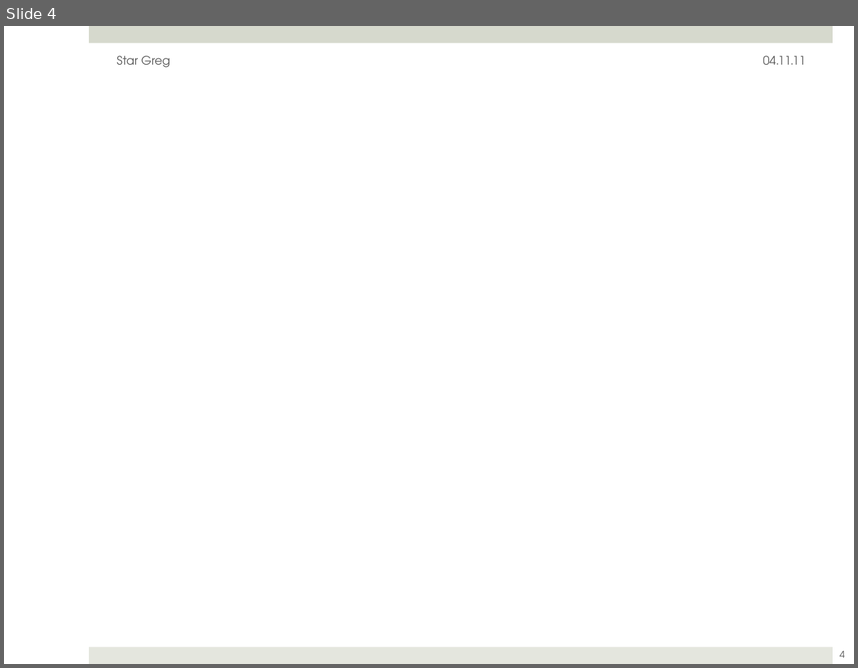
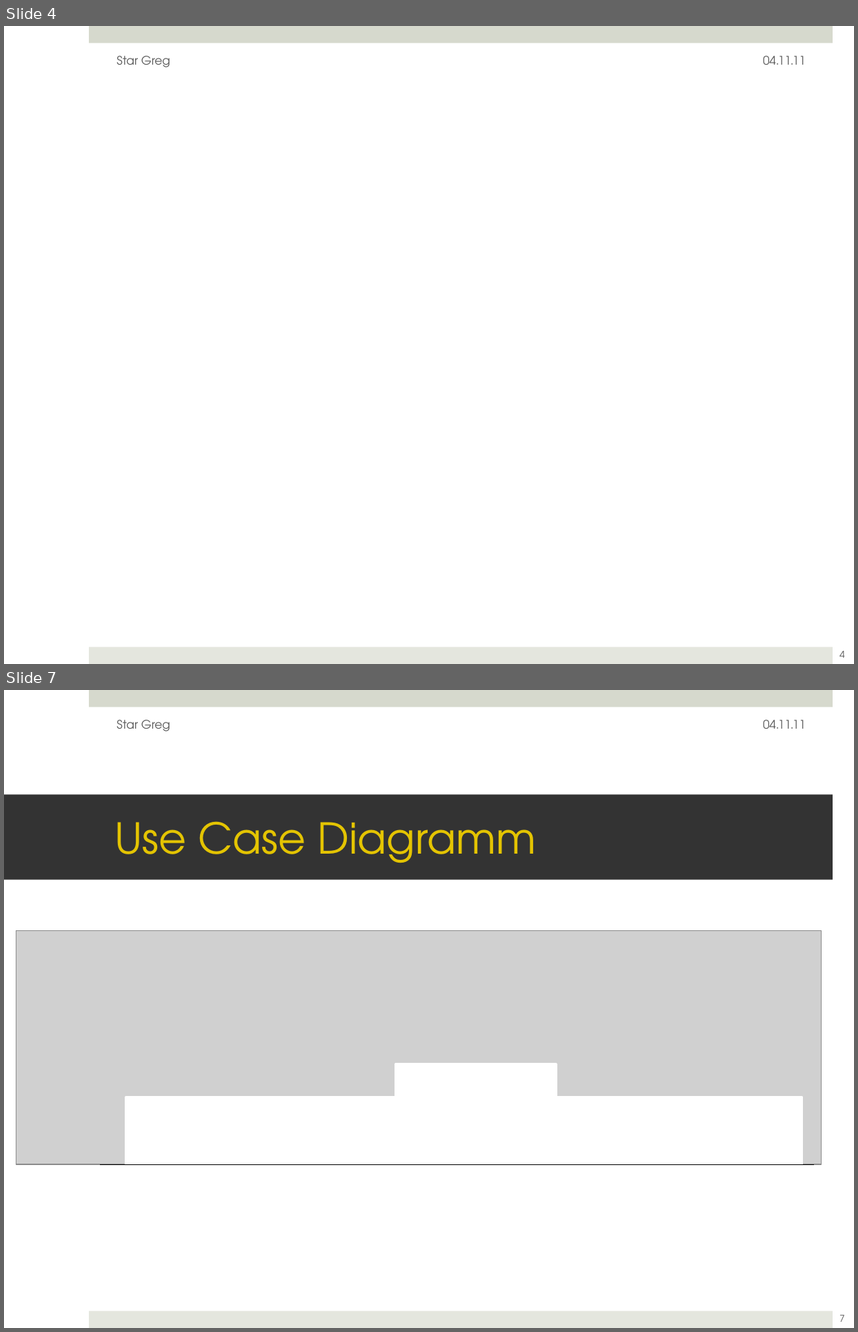
Before and after one commit to ftes/stargreg, a slide deck: 70 Praesentation/30 StarGreg Julia.pptx. Shown one above the other, each under a label of ours: slide 4 before the commit, slides 4 and 7 after it; the slides between them are not shown. The pictures are 858x668 and 858x1332 pixels, drawn with LibreOffice and Linux fonts; fonts in the diff are those of the drawing; grey boxes stand for pictures. Boxes give left, top, right and bottom in pixels: in the first picture for what was removed or moved away, otherwise in the second. Text is boxed around its words. In the diff, an @@ line names an element or a change of style, - is before the commit and + after.

```diff
--- a/70 Praesentation/30 StarGreg Julia.pptx
+++ b/70 Praesentation/30 StarGreg Julia.pptx
@@ slide 7 added at [4, 690, 854, 1328], background #FFFFFF; not listed: 2 template elements that a slide beside it also shows @@
@@ text added at [116, 720, 170, 731], 10 pt, text #595959 @@
+Star Greg
@@ text added at [763, 720, 806, 729], 10 pt, text #595959 @@
+04.11.11
@@ title added at [4, 795, 833, 880], fill #333333, 36 pt, text #E4C402 @@
+Use Case Diagramm
@@ picture added at [16, 931, 821, 1164] @@
@@ rectangle added at [396, 1063, 557, 1130], fill #FFFFFF, outline #FFFFFF 2 pt @@
@@ rectangle added at [125, 1097, 802, 1164], fill #FFFFFF, outline #FFFFFF 2 pt @@
@@ line added from (100, 1164) to (814, 1164), #000000 0 pt @@
@@ page number added at [840, 1314, 845, 1321], 8 pt, text #595959 @@
+7
```
Also in this commit, not shown: 2 slides changed, 5 other slides added.
